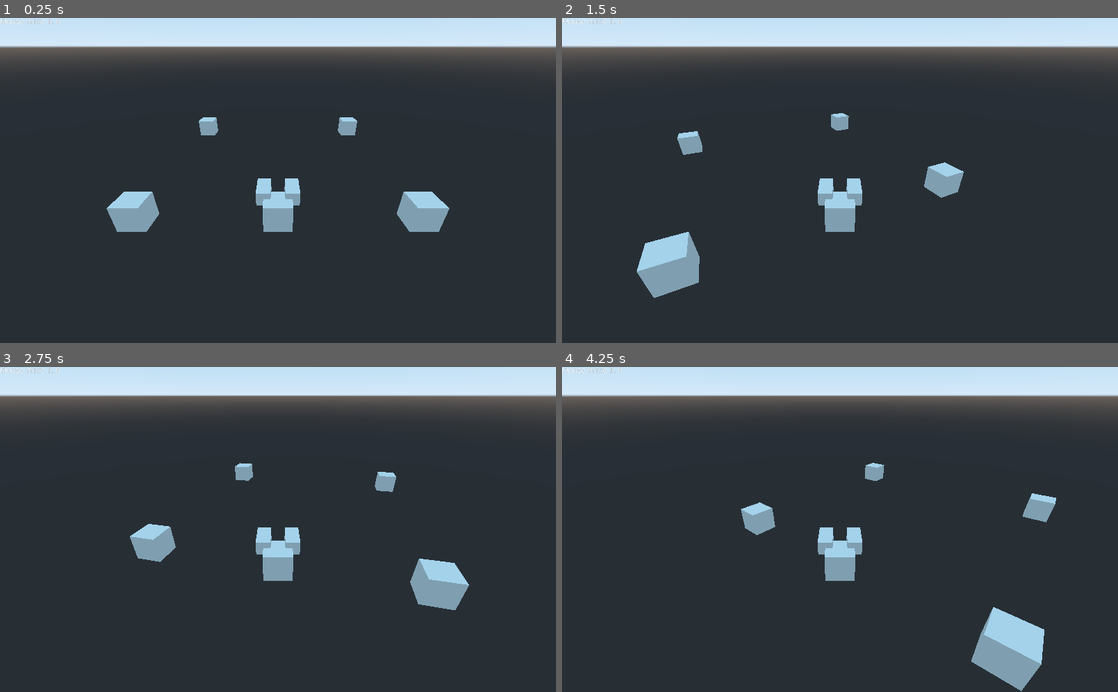
Above: before the commit, frames 1-4 (two rows, left to right).
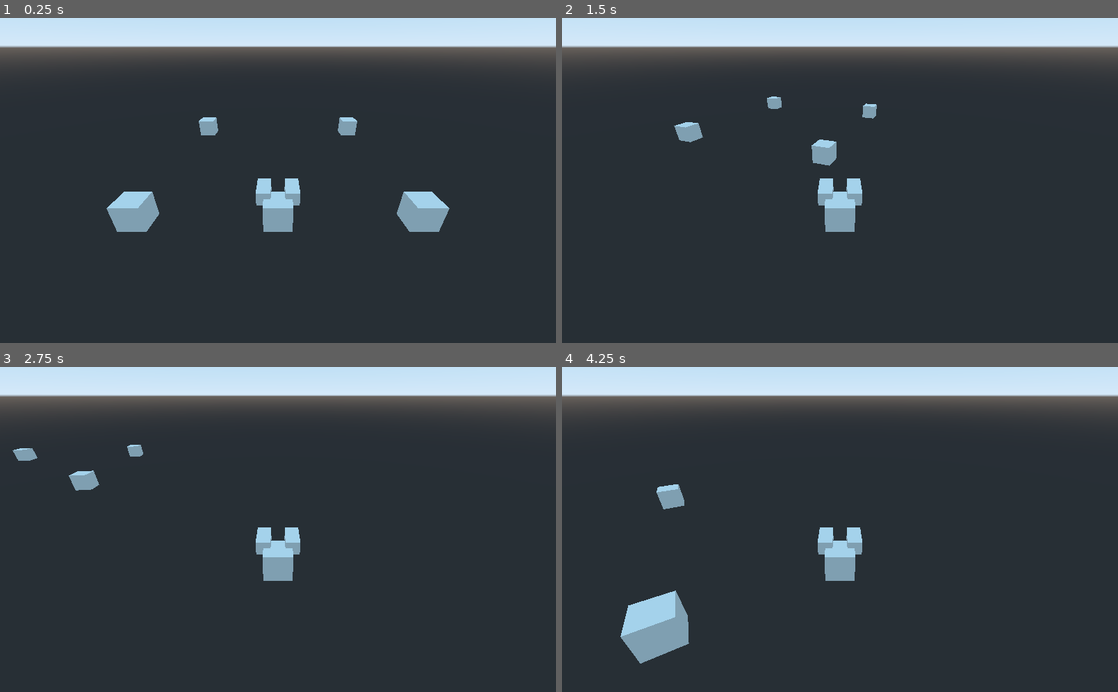
Above: after the commit, the same moments.

Repository: ozqf/zqf_godot_test
Game: Godot game, scene res://prefabs3d/scene_game_3d.tscn
Two runs of this game, one before a commit and one after it. Both use one fixed random seed, a clock stepped at 60 frames per second and the inputs below.
Inputs (mouse positions are in pixels of both pictures, inside the frame that each line leads up to):
- Up to frame 1 (0.25 s): no input
- Up to frame 2 (1.5 s): tap Enter at 0.5 s; move the mouse to (962, 164) at 0.52 s; press the mouse at (962, 164) at 0.53 s; hold D (move_right) 0.53-1.28 s; tap Tab (ui_focus_next) at 0.8, 1.35 s; move the mouse to (728, 196) at 1.27 s; release the mouse at (728, 196) at 1.28 s; hold S (move_backward) from 1.28 s (still down)
- Up to frame 3 (2.75 s): click (166, 545) at 1.55 s; move the mouse to (333, 458) at 2.02 s; release S (move_backward) at 2.03 s; press the mouse at (333, 458) at 2.03 s; hold D (move_right) from 2.03 s (still down); tap Tab (ui_focus_next) at 2.3 s
- Up to frame 4 (4.25 s): move the mouse to (812, 594) at 2.77 s; release D (move_right) at 2.78 s; release the mouse at (812, 594) at 2.78 s; hold W (move_forward) 2.78-3.53 s; tap Tab (ui_focus_next) at 2.85, 3.8 s; click (812, 594) at 3.05 s; move the mouse to (1006, 578) at 3.52 s; press the mouse at (1006, 578) at 3.53 s; hold A (move_left) from 3.53 s (still down)

The runs differ from the first frame. In frame 1, less than 0.1% of the frame differs, in the area x 0-11%, y 0-2%; in frame 2, 3.2%; in frame 3, 2.8%; in frame 4, 5.4%, in the area x 0-89%, y 0-100%.

Commit message:
Added fundamental kb/m controls

Diff:
--- a/scripts/3d/player_3d.gd
+++ b/scripts/3d/player_3d.gd
@@ -3,15 +3,60 @@
 var lastMouseSample: Vector2 = Vector2(0, 0)
 var physTick: float = 0
 
+var MOUSE_SENSITIVITY: float = 0.1
+var MOVE_SPEED: float = 20
+
 func _ready():
 	print("Player 3D ready")
+	Input.set_mouse_mode(Input.MOUSE_MODE_CAPTURED)
 
-func _process(delta):
-	var mMove: Vector2 = Input.get_last_mouse_speed()
-	globals.debugText = "Mouse move " + str(mMove.x) + ", " + str(mMove.y)
-	if lastMouseSample.x != mMove.x || lastMouseSample.y != mMove.y:
-		lastMouseSample = mMove
-		var rotY: float = (mMove.x * globals.DEG2RAD) * delta
+func _process(_delta: float):
+	if Input.is_action_pressed("attack_1"):
+		print("Attack!")
+	pass
+
+func process_input(_delta: float):
+	pass
+
+func process_movement(_delta: float):
+	var _inputDir: Vector3 = Vector3()
+	if Input.is_action_pressed("move_forward"):
+		_inputDir.z -= 1
+	if Input.is_action_pressed("move_backward"):
+		_inputDir.z += 1
+	if Input.is_action_pressed("move_left"):
+		_inputDir.x -= 1
+	if Input.is_action_pressed("move_right"):
+		_inputDir.x += 1
+
+	var _forward: Vector3 = global_transform.basis.z
+	var _left: Vector3 = global_transform.basis.x
+
+	var _velocity: Vector3 = Vector3()
+	_velocity.x += _forward.x * _inputDir.z
+	_velocity.y += _forward.y * _inputDir.z
+	_velocity.z += _forward.z * _inputDir.z
+
+	_velocity.x += _left.x * _inputDir.x
+	_velocity.y += _left.y * _inputDir.x
+	_velocity.z += _left.z * _inputDir.x
+
+	_velocity = _velocity.normalized()
+	_velocity *= MOVE_SPEED
+	# TODO: No use of delta so movement is framerate sensitive?
+	#_velocity *= _delta
+	var _moveResult: Vector3 = move_and_slide(_velocity)
+
+func _physics_process(_delta: float):
+	process_movement(_delta)
+	pass
+
+# Process mouse input via raw input events, if mouse is captured
+func _input(_event: InputEvent):
+	if _event is InputEventMouseMotion and Input.get_mouse_mode() == Input.MOUSE_MODE_CAPTURED:
+		var mMoveX: float = _event.relative.x * MOUSE_SENSITIVITY
+		# flip as we want moving mouse to the right to rotate LEFT (anti-clockwise)
+		mMoveX = -mMoveX
+		var rotY: float = (mMoveX * globals.DEG2RAD)
 		rotate_y(rotY)
-		print(str(physTick) + ": Rotate " + str(rotY))
-	physTick += 1
+	pass
--- a/scripts/player.gd
+++ b/scripts/player.gd
@@ -66,6 +66,6 @@
 		get_tree().quit()
 	if Input.is_action_just_released("ui_focus_next"):
 		var currentScene = get_tree().get_current_scene().get_filename()
-		get_tree().change_scene(currentScene)
+		var _errCode: int = get_tree().change_scene(currentScene)
 
-	move_and_slide(velocity)
+	var _moveResult: Vector2 = move_and_slide(velocity)
Not shown, changed: z_godot_notes.md
